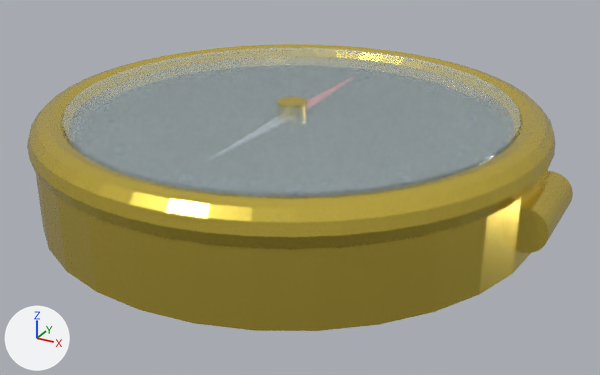
A saved change to the FBX model assets/items/Compass.fbx.
The view is the same before and after, from a camera (50 mm lens) standing at (0.466, -0.827, 0.429) and looking at (0.019, -0.015, 0.023). Arrows for +X, +Y and +Z are at lower left; the lights stay in place. The first picture is the older version. Where no turn or scale is listed for an object, it has been applied to the vertices.
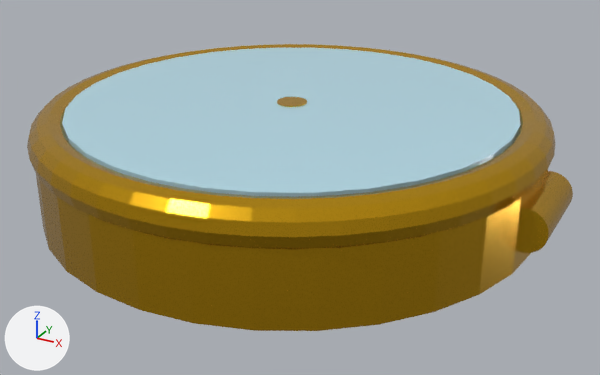
Where the newer file only moved an object's origin or applied its transform, the numbers keep the older frame.

Changed parts and their boxes (x1, y1, x2, y2) in the pictures (600 x 375 px):
'Glass', surface changed (pale blue to cyan)
    both: (62, 48, 521, 197)
'Case', surface changed (darker)
    both: (36, 170, 548, 331)
'Torus.165', surface changed
    both: (27, 44, 555, 250)
'Cylinder.014', surface changed
    both: (516, 171, 573, 253)
'Cylinder.013', surface changed
    both: (277, 97, 307, 107)

The edits, one by one:
Picture 'Compass_Glass_001_flat' (img_compass_glass_001_flat) is new.
Picture 'Compass_Gold_003_flat' (img_compass_gold_003_flat) is new.
In material 'Gold.003' (mat_gold_003), base_color is no longer (0.85, 0.65, 0.1), yellow #edd359.
In material 'Gold.003' (mat_gold_003), texture is now set to img_compass_gold_003_flat, with its transparency.
In material 'Glass.001' (mat_glass_001), base_color is no longer (0.7, 0.85, 0.9), pale blue #daedf3.
In material 'Glass.001' (mat_glass_001), texture is now set to img_compass_glass_001_flat, with its transparency.
In material 'Glass.001' (mat_glass_001), alpha goes from 0.25 to 1.0.
